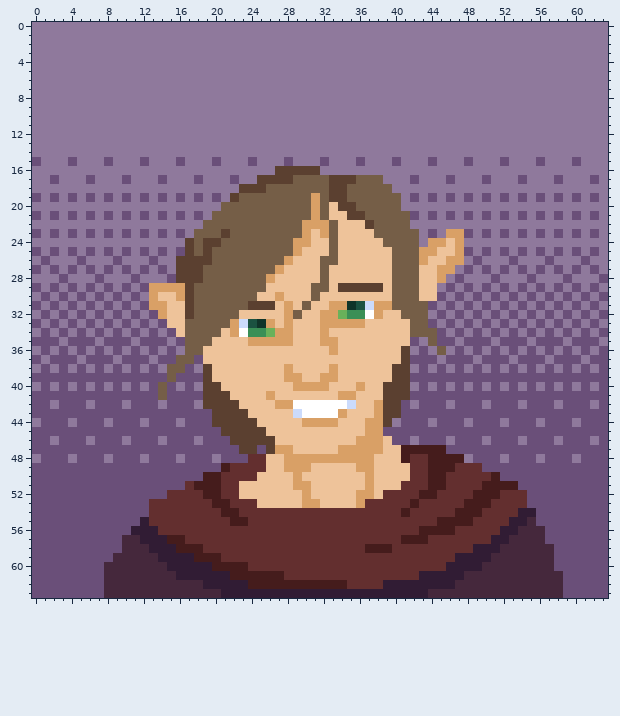
One commit to this pixel-art sprite: UI Folder/CC_Button_RaceGnomes.png. The picture above is the old version.
The file is 64x64 pixels.
The result:
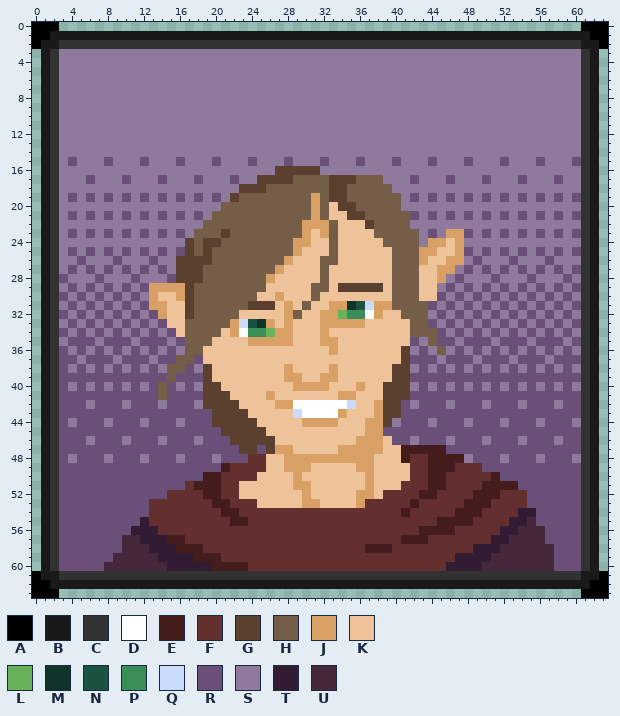
Palette (. is transparent): A #000000  B #191919  C #323232  D #ffffff  E #451c1c  F #632f2f  G #5b4030  H #755e47  J #d9a066  K #eec39a  L #69b15a  M #103429  N #1b5241  P #3a8f56  Q #cbdbfc  R #6a4f79  S #8f799c  T #311c34  U #45283c
Difference:
Changed rows in their new state; - is an unchanged pixel.
first column x 0:
 0 AAA..........................................................AAA
 1 AABBBBBBBBBBBBBBBBBBBBBBBBBBBBBBBBBBBBBBBBBBBBBBBBBBBBBBBBBBBBAA
 2 ABBCCCCCCCCCCCCCCCCCCCCCCCCCCCCCCCCCCCCCCCCCCCCCCCCCCCCCCCCCCBBA
 3 .BC----------------------------------------------------------CB.
 4 .BC----------------------------------------------------------CB.
 5 .BC----------------------------------------------------------CB.
 6 .BC----------------------------------------------------------CB.
 7 .BC----------------------------------------------------------CB.
 8 .BC----------------------------------------------------------CB.
 9 .BC----------------------------------------------------------CB.
10 .BC----------------------------------------------------------CB.
11 .BC----------------------------------------------------------CB.
12 .BC----------------------------------------------------------CB.
13 .BC----------------------------------------------------------CB.
14 .BC----------------------------------------------------------CB.
15 .BC----------------------------------------------------------CB.
16 .BC----------------------------------------------------------CB.
17 .BC----------------------------------------------------------CB.
18 .BC----------------------------------------------------------CB.
19 .BC----------------------------------------------------------CB.
20 .BC----------------------------------------------------------CB.
21 .BC----------------------------------------------------------CB.
22 .BC----------------------------------------------------------CB.
23 .BC----------------------------------------------------------CB.
24 .BC----------------------------------------------------------CB.
25 .BC----------------------------------------------------------CB.
26 .BC----------------------------------------------------------CB.
27 .BC----------------------------------------------------------CB.
28 .BC----------------------------------------------------------CB.
29 .BC----------------------------------------------------------CB.
30 .BC----------------------------------------------------------CB.
31 .BC----------------------------------------------------------CB.
32 .BC----------------------------------------------------------CB.
33 .BC----------------------------------------------------------CB.
34 .BC----------------------------------------------------------CB.
35 .BC----------------------------------------------------------CB.
36 .BC----------------------------------------------------------CB.
37 .BC----------------------------------------------------------CB.
38 .BC----------------------------------------------------------CB.
39 .BC----------------------------------------------------------CB.
40 .BC----------------------------------------------------------CB.
41 .BC----------------------------------------------------------CB.
42 .BC----------------------------------------------------------CB.
43 .BC----------------------------------------------------------CB.
44 .BC----------------------------------------------------------CB.
45 .BC----------------------------------------------------------CB.
46 .BC----------------------------------------------------------CB.
47 .BC----------------------------------------------------------CB.
48 .BC----------------------------------------------------------CB.
49 .BC----------------------------------------------------------CB.
50 .BC----------------------------------------------------------CB.
51 .BC----------------------------------------------------------CB.
52 .BC----------------------------------------------------------CB.
53 .BC----------------------------------------------------------CB.
54 .BC----------------------------------------------------------CB.
55 .BC----------------------------------------------------------CB.
56 .BC----------------------------------------------------------CB.
57 .BC----------------------------------------------------------CB.
58 .BC----------------------------------------------------------CB.
59 .BC----------------------------------------------------------CB.
60 .BC----------------------------------------------------------CB.
61 ABBCCCCCCCCCCCCCCCCCCCCCCCCCCCCCCCCCCCCCCCCCCCCCCCCCCCCCCCCCCBBA
62 AABBBBBBBBBBBBBBBBBBBBBBBBBBBBBBBBBBBBBBBBBBBBBBBBBBBBBBBBBBBBAA
63 AAA..........................................................AAA
